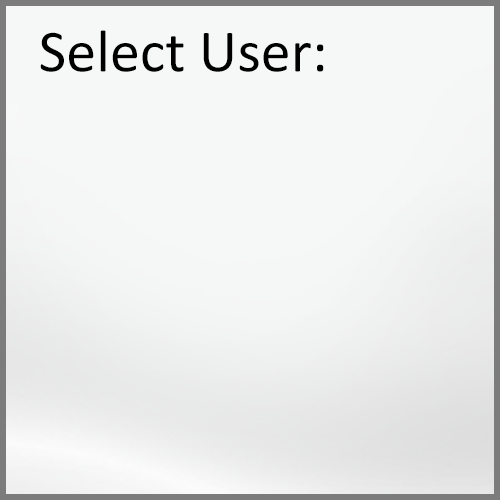
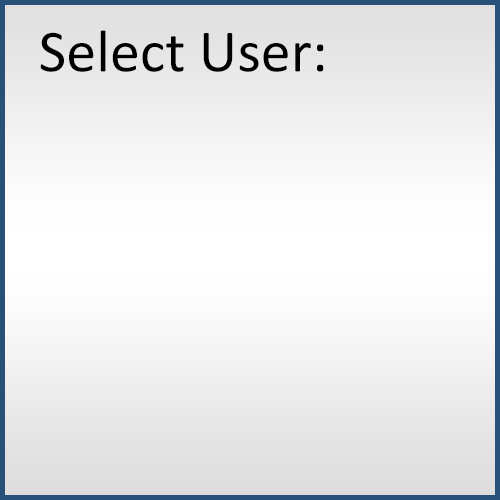
Two versions of the same layered image (500×500). Layer-by-layer changes:
hid "Layer 2" over [0, 0, 500, 500]
painted on "Layer 3" over [0, 0, 500, 500]
